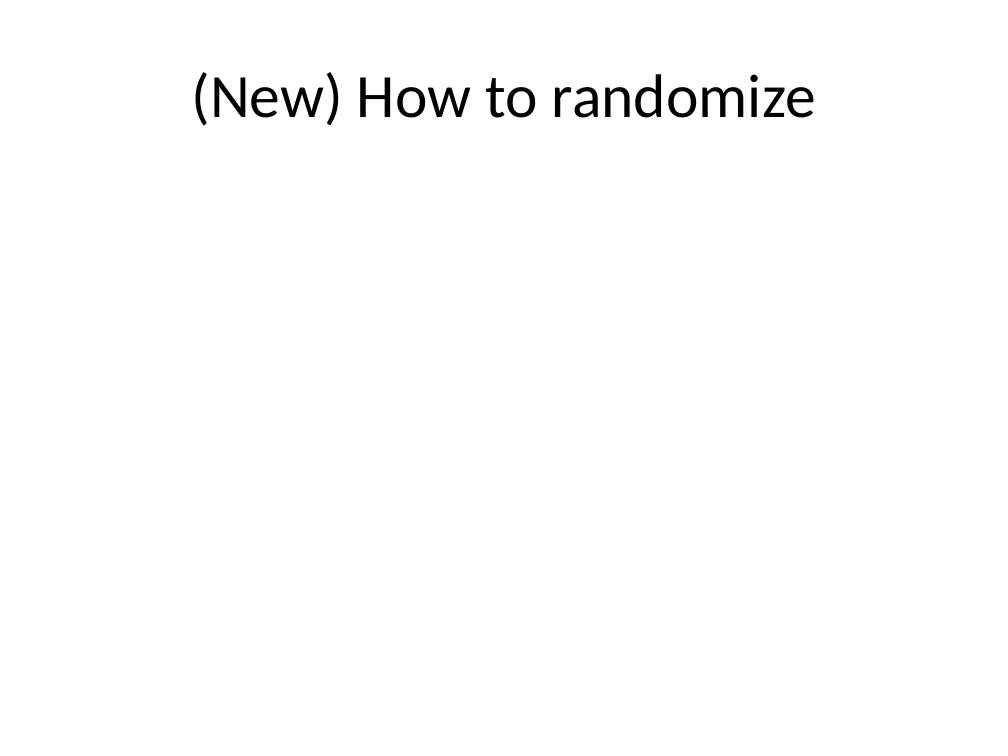
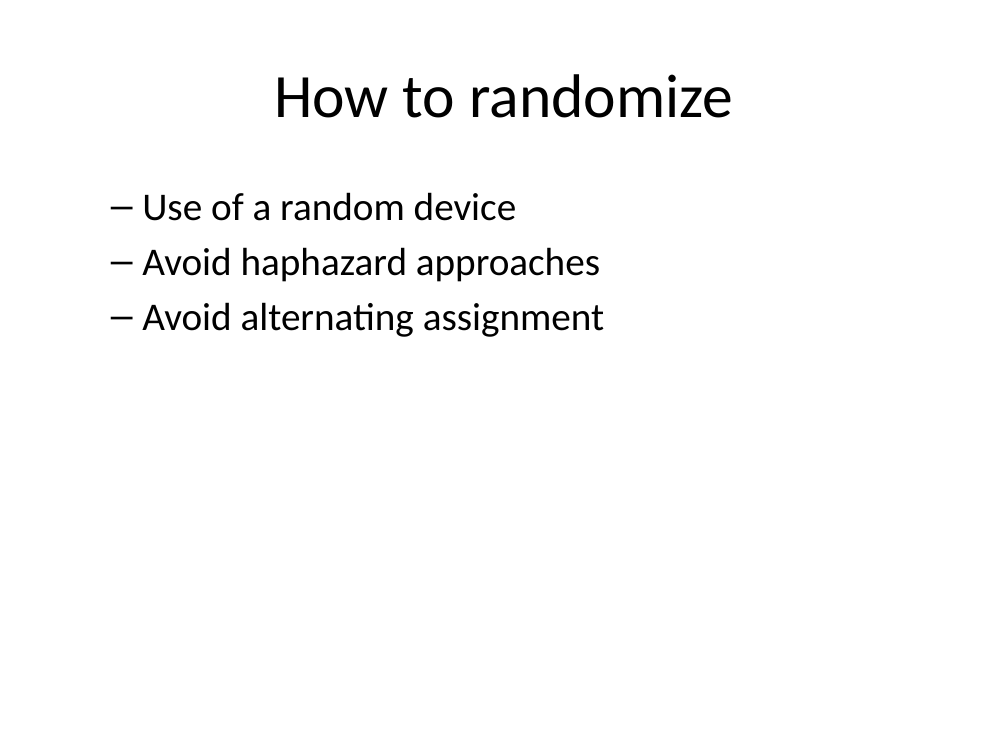
Before and after one commit to classes-medb/5510, a slide deck: slide 8 of src/video-04-randomized-trials.pptx (slide 19 before the commit). Drawn at 1008x756 pixels with LibreOffice and Linux fonts; fonts in the diff are those of the drawing. Boxes give left, top, right and bottom in pixels: in the first picture for what was removed or moved away, otherwise in the second. Text is boxed around its words. In the diff, an @@ line names an element or a change of style, - is before the commit and + after.

```diff
--- a/src/video-04-randomized-trials.pptx
+++ b/src/video-04-randomized-trials.pptx
@@ title at [274,74,733,118]: text changed @@
-(New) How to randomize
+How to randomize
@@ text added at [142,192,604,337], 28 pt, text #000000 @@
+  – Use of a random device
+  – Avoid haphazard approaches
+  – Avoid alternating assignment
```
Also in this commit, not shown: 8 other slides changed, 10 slides added, 5 slides removed, 5 other files.
